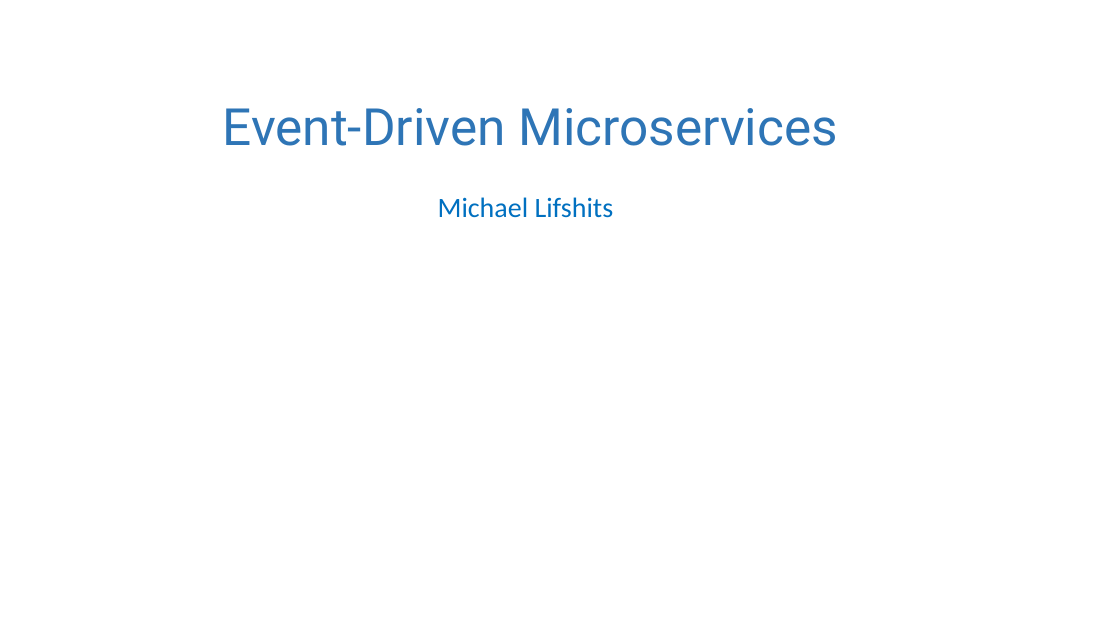
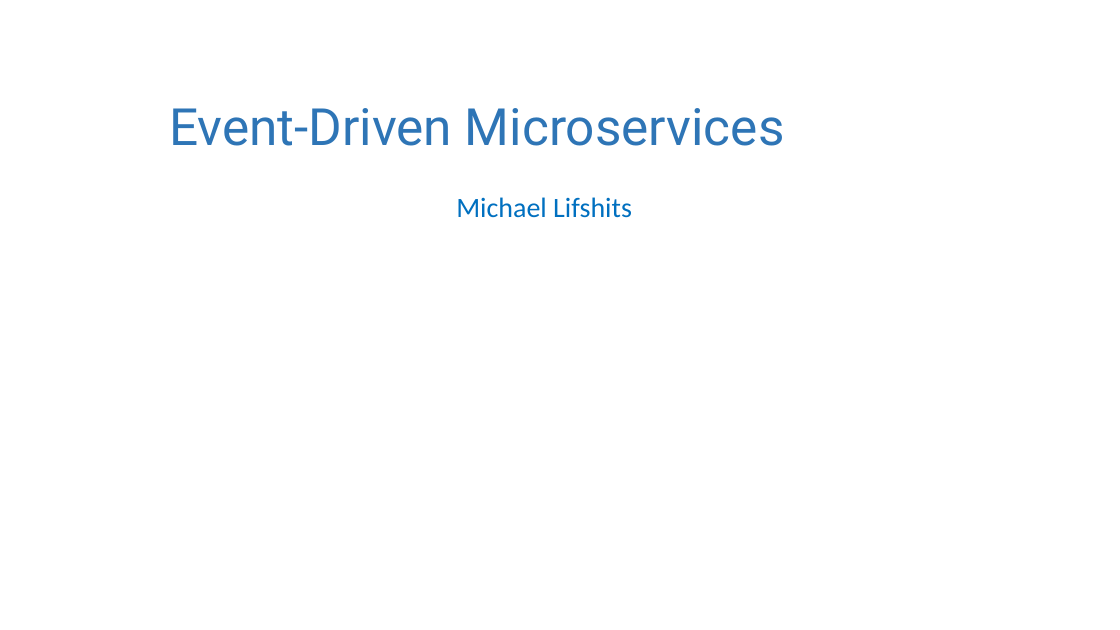
Before and after one commit to michaellif/event-driven-microservices-example, a slide deck: slide 1 of MicroservicesTraining.pptx. Drawn at 1120x630 pixels with LibreOffice and Linux fonts; fonts in the diff are those of the drawing. Boxes give left, top, right and bottom in pixels: in the first picture for what was removed or moved away, otherwise in the second. Text is boxed around its words. In the diff, an @@ line names an element or a change of style, - is before the commit and + after.

```diff
--- a/MicroservicesTraining.pptx
+++ b/MicroservicesTraining.pptx
@@ text "Event-Driven Microservices": place and size @@
-text "Event-Driven Microservices" at box(222, 108, 838, 146)
+text "Event-Driven Microservices" at box(169, 108, 785, 146)
@@ text "Michael Lifshits": place and size @@
-text "Michael Lifshits" at box(438, 197, 614, 218)
+text "Michael Lifshits" at box(456, 197, 632, 218)
```
Also in this commit, not shown: 19 other slides changed.
